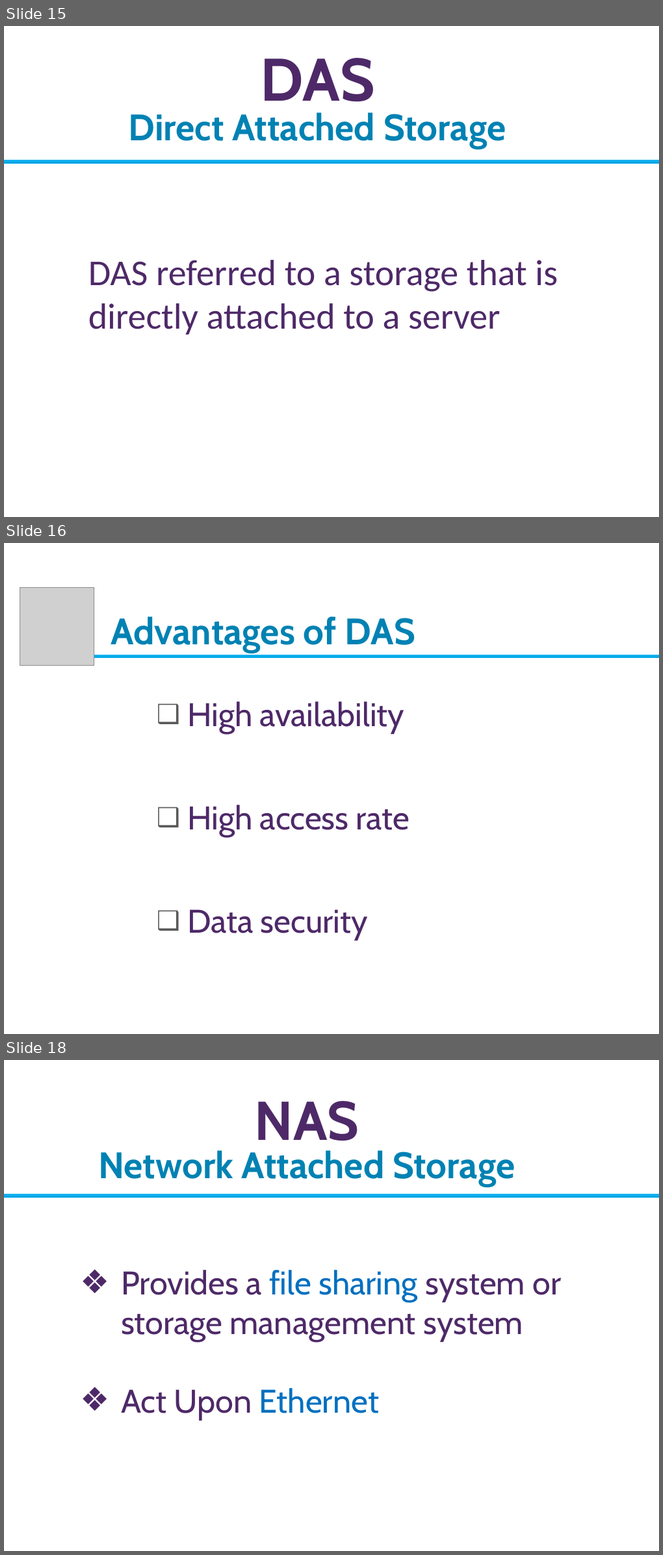
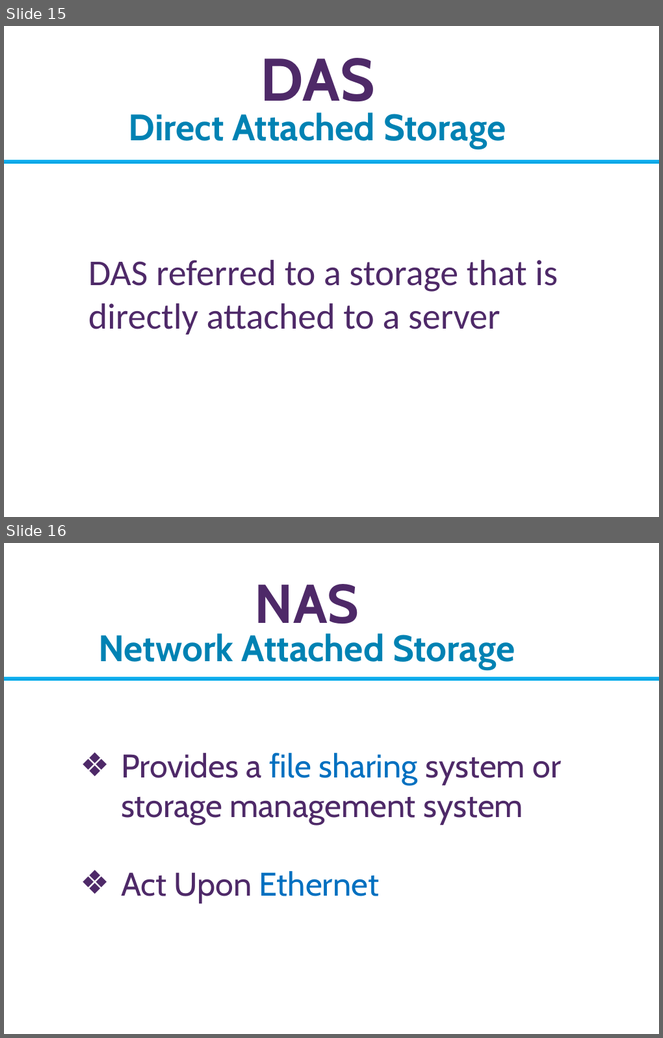
Before and after one commit to Imran4424/C-Plus-Plus-Object-Oriented, a slide deck: OOP.pptx. Shown one above the other, each under a label of ours: slides 15, 16 and 18 before the commit, slides 15 and 16 after it; the slides between them are not shown. The pictures are 663x1555 and 663x1038 pixels, drawn with LibreOffice and Linux fonts; fonts in the diff are those of the drawing; grey boxes stand for pictures; background and template pictures are left out. Boxes give left, top, right and bottom in pixels: in the first picture for what was removed or moved away, otherwise in the second. Text is boxed around its words. In the diff, an @@ line names an element or a change of style, - is before the commit and + after.

```diff
--- a/OOP.pptx
+++ b/OOP.pptx
@@ slide 16 removed at (4, 543, 659, 1034), background picture (left out) @@
@@ picture removed at (20, 588, 94, 665) @@
@@ title removed at (111, 616, 416, 653) @@
-Advantages of DAS
@@ rectangle removed at (46, 655, 659, 657) @@
@@ text removed at (187, 702, 410, 940) @@
-❑ High availability
-❑ High access rate
-❑ Data security
@@ what was slide 18 is now slide 16 @@
```
Also in this commit, not shown: 1 other slide removed.
